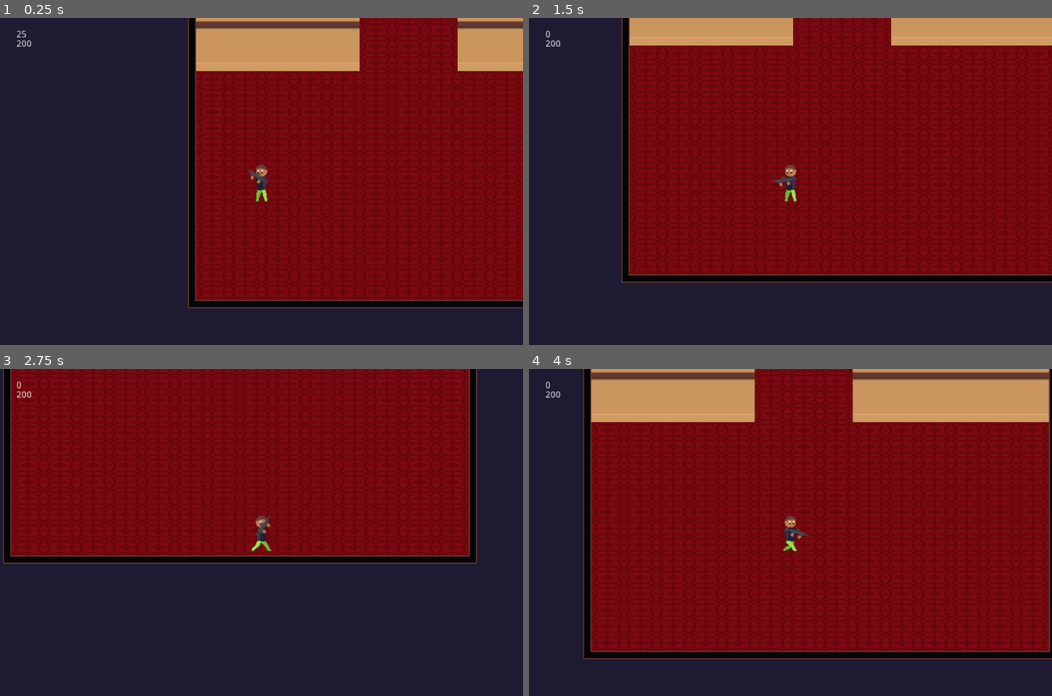
Above: before the commit, frames 1-4 (two rows, left to right).
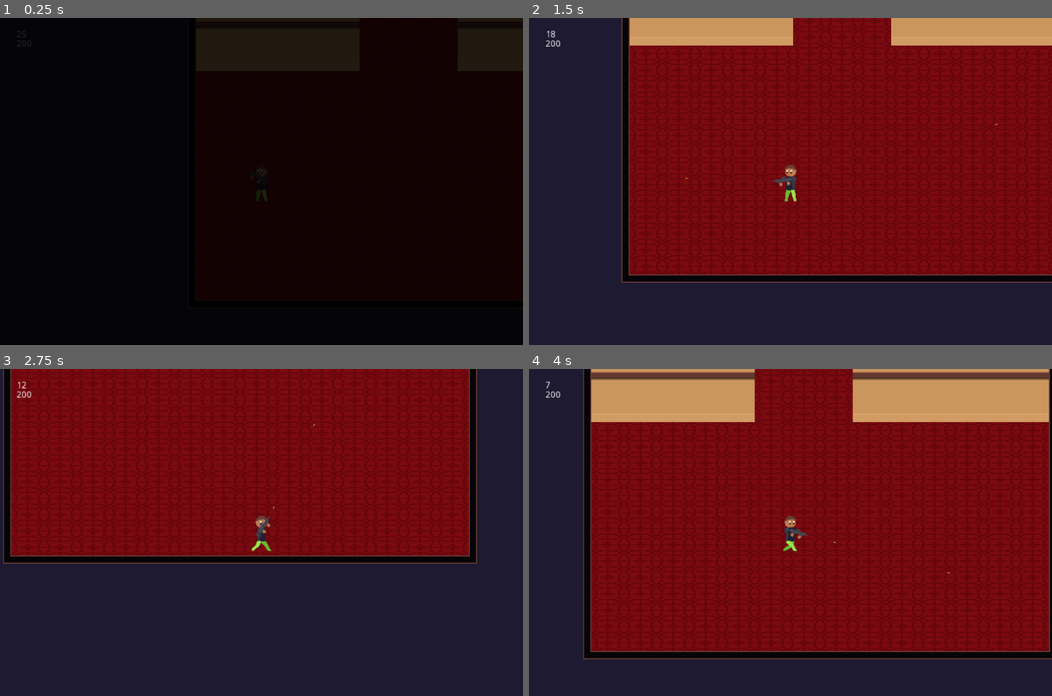
Above: after the commit, the same moments.

Repository: sirBamson/borlaier
Game: Godot game, scene res://Scenes/SceneController.tscn
Two runs of this game, one before a commit and one after it. Both use one fixed random seed, a clock stepped at 60 frames per second and the inputs below.
Inputs (mouse positions are in pixels of both pictures, inside the frame that each line leads up to):
- Up to frame 1 (0.25 s): no input
- Up to frame 2 (1.5 s): tap Enter (ui_accept) at 0.5, 0.77 s; move the mouse to (905, 165) at 0.52 s; hold Right (ui_right) 0.53-1.28 s; hold Space (fire) 0.53-1.28 s; move the mouse to (685, 197) at 1.27 s; hold Down (ui_down) from 1.28 s (still down); tap Space (fire) at 1.35 s
- Up to frame 3 (2.75 s): tap Enter (ui_accept) at 1.52 s; move the mouse to (313, 460) at 2.02 s; release Down (ui_down) at 2.03 s; hold Right (ui_right) from 2.03 s (still down); hold Space (fire) from 2.03 s (still down)
- Up to frame 4 (4 s): move the mouse to (764, 597) at 2.77 s; release Right (ui_right) at 2.78 s; release Space (fire) at 2.78 s; hold Up (ui_up) 2.78-3.53 s; tap Space (fire) at 2.85 s; tap Enter (ui_accept) at 3.02, 3.77 s; move the mouse to (947, 581) at 3.52 s; hold Left (ui_left) from 3.53 s (still down); hold Space (fire) from 3.53 s (still down)

The runs differ from the first frame. In frame 1, 98% of the frame differs, in the area x 0-100%, y 0-100%; in frame 2, less than 0.1%; in frame 3, less than 0.1%; in frame 4, less than 0.1%.
Error before the commit: Attempt to call function 'add_child' in base 'null instance' on a null instance. (res://Scripts/Gun.gd:35)

Commit message:
Small scene transition

Diff:
--- a/Scenes/Levels/LevelLobby.tscn
+++ b/Scenes/Levels/LevelLobby.tscn
@@ -604,4 +604,4 @@
 tile_set = SubResource( 24 )
 collision_mask = 6
 format = 1
-tile_data = PoolIntArray( -327675, 0, 0, -327673, 11, 0, -32 …(560 unchanged characters)…  5, 0, 589838, 5, 0, 589839, 6, 0, 655361, 11, 0, 655362, 11, 0, 655363, 11, 0, 655364, 11, 0, 655365, 11, 0, 655366, 11, 0, 655367, 11, 0, 655368, 11, 0, 655369, 11, 0, 655370, 11, 0, 655371, 11, 0, 655372, 11, 0, 655373, 11, 0, 655374, 11, 0 )
+tile_data = PoolIntArray( -327675, 0, 0, -327673, 11, 0, -32 …(560 unchanged characters)…  5, 0, 589838, 5, 0, 589839, 6, 0, 655360, 11, 0, 655361, 11, 0, 655362, 11, 0, 655363, 11, 0, 655364, 11, 0, 655365, 11, 0, 655366, 11, 0, 655367, 11, 0, 655368, 11, 0, 655369, 11, 0, 655370, 11, 0, 655371, 11, 0, 655372, 11, 0, 655373, 11, 0, 655374, 11, 0, 655375, 11, 0 )
--- a/Scenes/SceneController.tscn
+++ b/Scenes/SceneController.tscn
@@ -1,6 +1,9 @@
-[gd_scene load_steps=2 format=2]
+[gd_scene load_steps=3 format=2]
 
+[ext_resource path="res://Scenes/Transition.tscn" type="PackedScene" id=1]
 [ext_resource path="res://Scripts/SceneController.gd" type="Script" id=2]
 
 [node name="SceneController" type="Node"]
 script = ExtResource( 2 )
+
+[node name="Transition" parent="." instance=ExtResource( 1 )]
--- /dev/null
+++ b/Scenes/Transition.tscn
@@ -0,0 +1,89 @@
+[gd_scene load_steps=5 format=2]
+
+[ext_resource path="res://Assets/White_square.png" type="Texture" id=1]
+
+[sub_resource type="Animation" id=1]
+resource_name = "FadeIn"
+length = 1.5
+tracks/0/type = "value"
+tracks/0/path = NodePath("TextureRect:modulate")
+tracks/0/interp = 1
+tracks/0/loop_wrap = true
+tracks/0/imported = false
+tracks/0/enabled = true
+tracks/0/keys = {
+"times": PoolRealArray( 0, 1.5 ),
+"transitions": PoolRealArray( 1, 1 ),
+"update": 0,
+"values": [ Color( 0, 0, 0, 1 ), Color( 0, 0, 0, 0 ) ]
+}
+tracks/1/type = "value"
+tracks/1/path = NodePath("TextureRect:visible")
+tracks/1/interp = 1
+tracks/1/loop_wrap = true
+tracks/1/imported = false
+tracks/1/enabled = true
+tracks/1/keys = {
+"times": PoolRealArray( 0, 1.5 ),
+"transitions": PoolRealArray( 1, 1 ),
+"update": 1,
+"values": [ true, false ]
+}
+
+[sub_resource type="Animation" id=3]
+resource_name = "FadeOut"
+length = 1.5
+tracks/0/type = "value"
+tracks/0/path = NodePath("TextureRect:modulate")
+tracks/0/interp = 1
+tracks/0/loop_wrap = true
+tracks/0/imported = false
+tracks/0/enabled = true
+tracks/0/keys = {
+"times": PoolRealArray( 0, 1.5 ),
+"transitions": PoolRealArray( 1, 1 ),
+"update": 0,
+"values": [ Color( 0, 0, 0, 0 ), Color( 0, 0, 0, 1 ) ]
+}
+
+[sub_resource type="Animation" id=2]
+length = 0.001
+tracks/0/type = "value"
+tracks/0/path = NodePath("TextureRect:modulate")
+tracks/0/interp = 1
+tracks/0/loop_wrap = true
+tracks/0/imported = false
+tracks/0/enabled = true
+tracks/0/keys = {
+"times": PoolRealArray( 0 ),
+"transitions": PoolRealArray( 1 ),
+"update": 0,
+"values": [ Color( 0, 0, 0, 0.333333 ) ]
+}
+tracks/1/type = "value"
+tracks/1/path = NodePath("TextureRect:visible")
+tracks/1/interp = 1
+tracks/1/loop_wrap = true
+tracks/1/imported = false
+tracks/1/enabled = true
+tracks/1/keys = {
+"times": PoolRealArray( 0 ),
+"transitions": PoolRealArray( 1 ),
+"update": 0,
+"values": [ false ]
+}
+
+[node name="Transition" type="CanvasLayer"]
+
+[node name="TextureRect" type="TextureRect" parent="."]
+visible = false
+modulate = Color( 0, 0, 0, 0.333333 )
+anchor_right = 1.0
+anchor_bottom = 1.0
+texture = ExtResource( 1 )
+expand = true
+
+[node name="Animation" type="AnimationPlayer" parent="."]
+anims/FadeIn = SubResource( 1 )
+anims/FadeOut = SubResource( 3 )
+anims/RESET = SubResource( 2 )
--- a/Scripts/SceneController.gd
+++ b/Scripts/SceneController.gd
@@ -9,7 +9,7 @@
 
 func change_scene(save_current_scene: bool, current_scene: Node, current_scene_path: String, new_scene_path: String):
 	# TODO: Add a tansition
-
+	$Transition/Animation.play("FadeIn")
 
 	# Now packages the scene and overwrites the old one, if it exists
 	# Adds to dictionary with PackedScene as value and file path as key
@@ -27,7 +27,6 @@
 	else:
 		new_scene = load(new_scene_path).instance()
 
-
 	# Adds the new scene and removes the old one
 	add_child(new_scene)
 	current_scene.queue_free()
